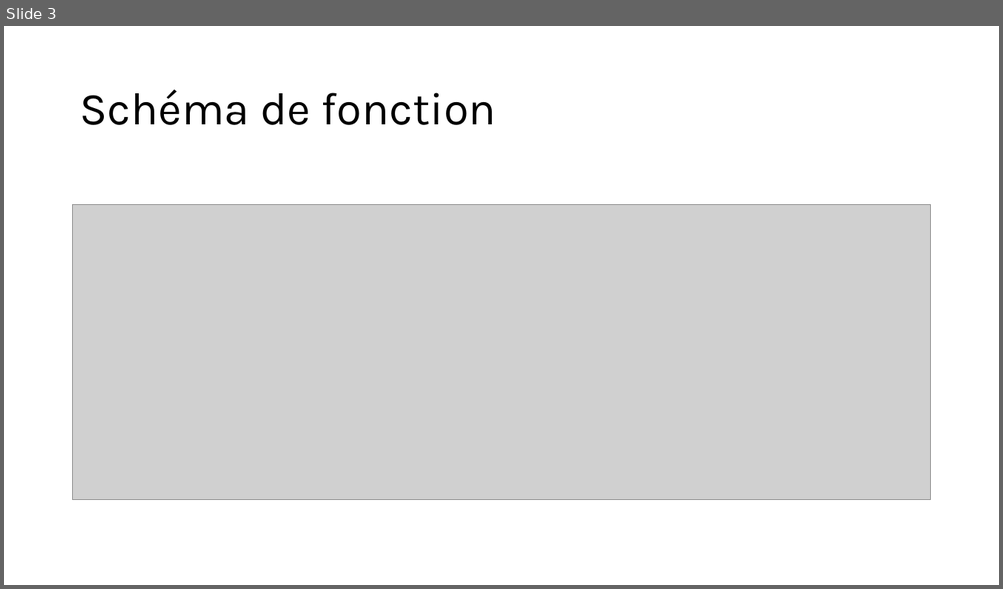
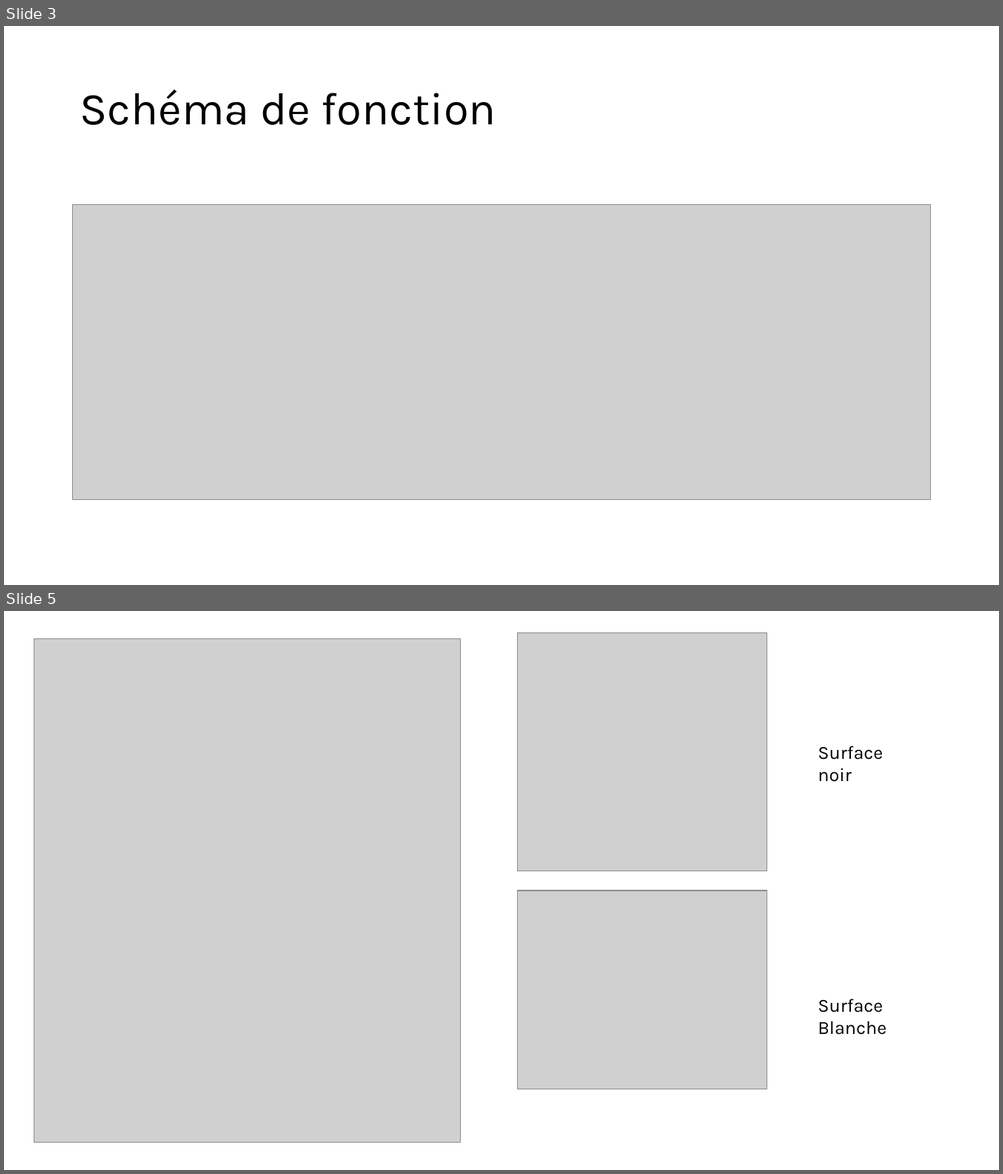
Before and after one commit to Varas10/ROBOT, a slide deck: La carte Suiveur.pptx. Shown one above the other, each under a label of ours: slide 3 before the commit, slides 3 and 5 after it; the slides between them are not shown. The pictures are 1003x589 and 1003x1174 pixels, drawn with LibreOffice and Linux fonts; fonts in the diff are those of the drawing; grey boxes stand for pictures. Boxes give left, top, right and bottom in pixels: in the first picture for what was removed or moved away, otherwise in the second. Text is boxed around its words. In the diff, an @@ line names an element or a change of style, - is before the commit and + after.

```diff
--- a/La carte Suiveur.pptx
+++ b/La carte Suiveur.pptx
@@ slide 5 added at bbox=[4, 611, 999, 1170], background #FFFFFF @@
@@ picture added at bbox=[34, 638, 460, 1143] @@
@@ picture added at bbox=[518, 633, 766, 871] @@
@@ text added at bbox=[817, 746, 882, 782], 18 pt, text #000000 @@
+Surface noir
@@ picture added at bbox=[518, 891, 766, 1089] @@
@@ text added at bbox=[817, 999, 886, 1035], 18 pt, text #000000 @@
+Surface Blanche
```
Also in this commit, not shown: 1 slide changed, 4 other slides added, 1 other file.
